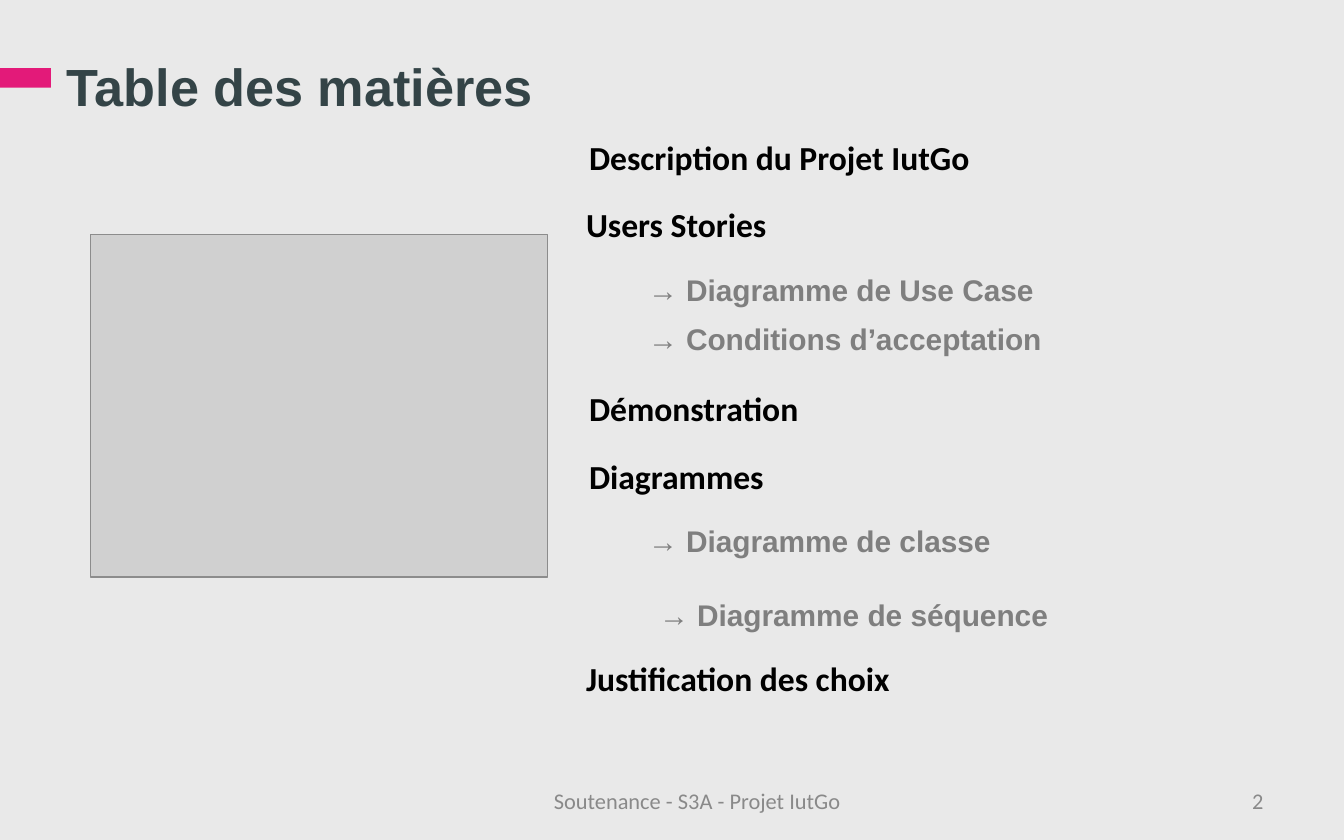
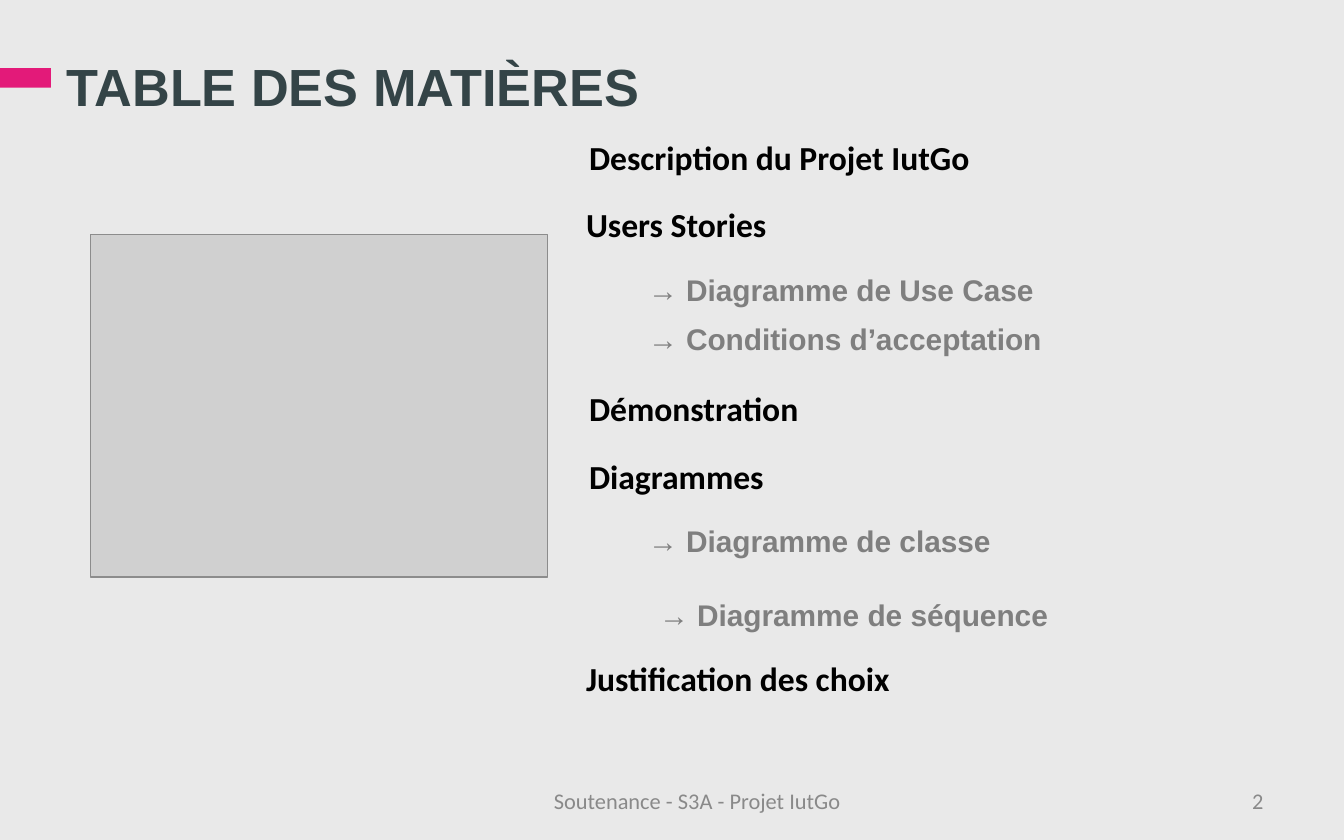
Before and after one commit to iuts3a/IUTGo, a slide deck: slide 2 of Soutenance/Soutenance-IutGo.ppt. Drawn at 1344x840 pixels with LibreOffice and Linux fonts; fonts in the diff are those of the drawing; grey boxes stand for pictures; background and template pictures are left out. Boxes give left, top, right and bottom in pixels: in the first picture for what was removed or moved away, otherwise in the second. Text is boxed around its words. In the diff, an @@ line names an element or a change of style, - is before the commit and + after.

```diff
--- a/Soutenance/Soutenance-IutGo.ppt
+++ b/Soutenance/Soutenance-IutGo.ppt
@@ title at [67, 65, 639, 107]: text changed @@
-Table des matières
+TABLE DES MATIÈRES
```
Also in this commit, not shown: 9 other slides changed, 1 other file.
